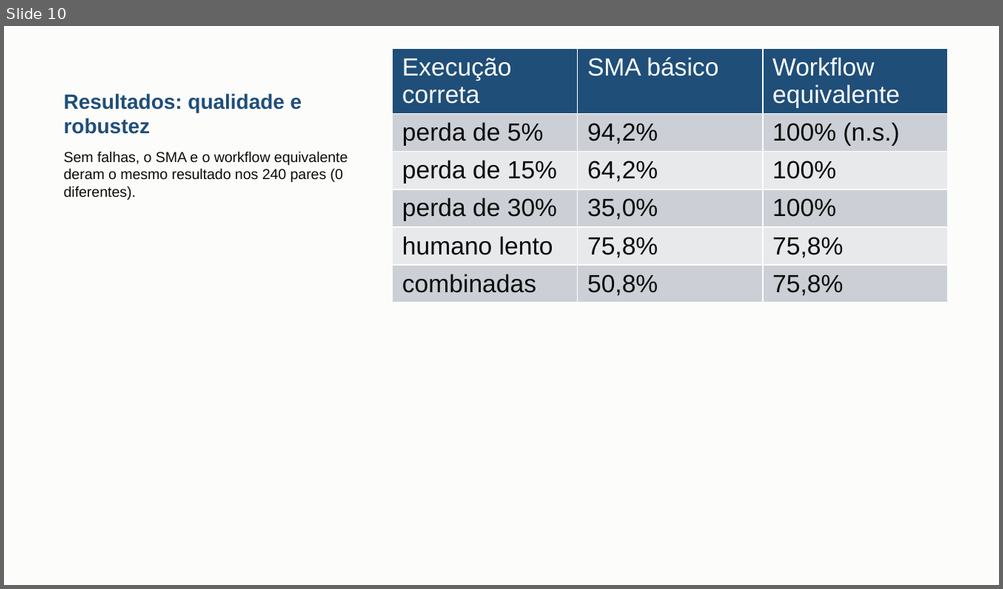
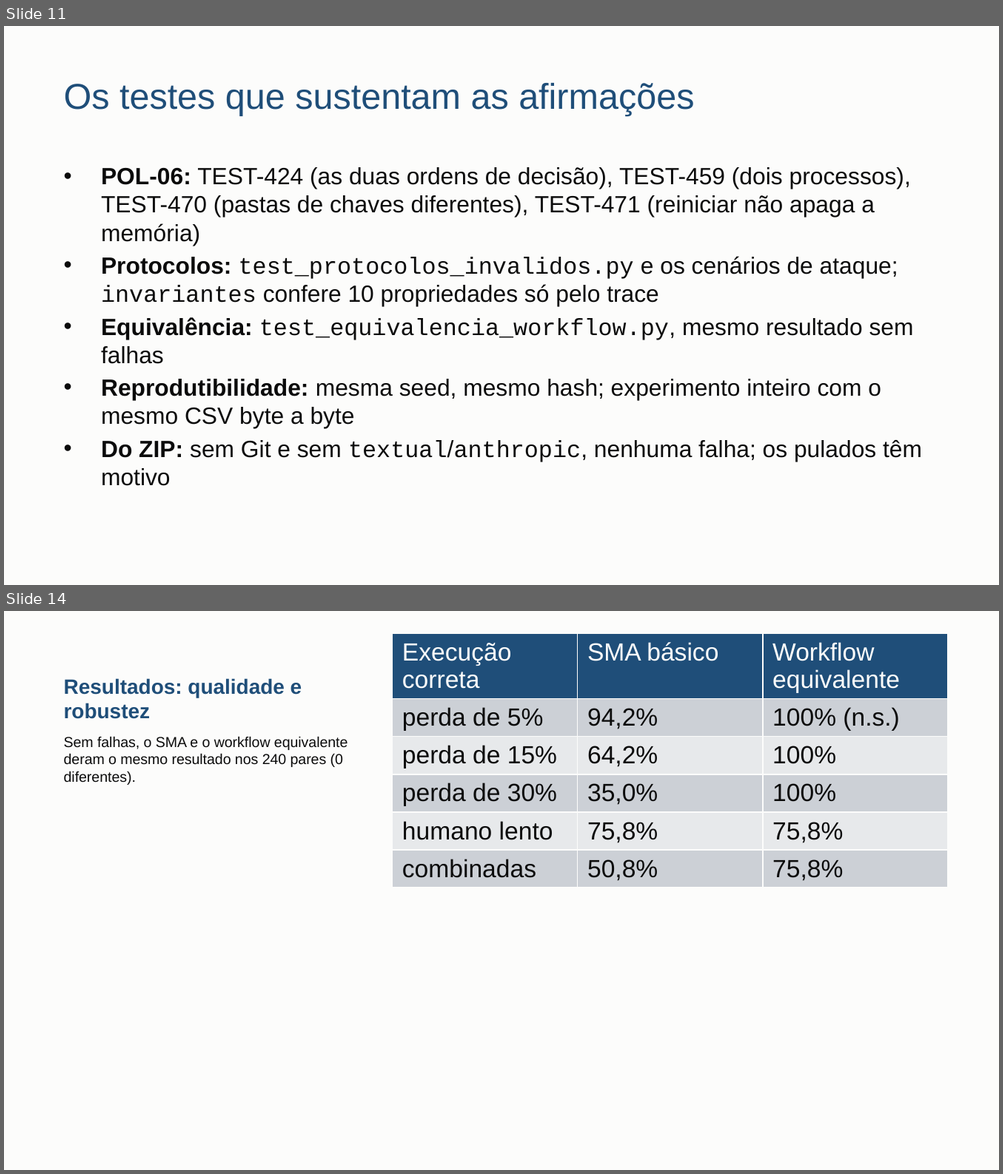
Before and after one commit to danrley-ribeiro/fin-dept-multiagents-project, a slide deck: entregas/dsm4/apresentacao/DSM4-apresentacao.pptx. Shown one above the other, each under a label of ours: slide 10 before the commit, slides 11 and 14 after it; the slides between them are not shown. The pictures are 1003x589 and 1003x1174 pixels, drawn with LibreOffice and Linux fonts; fonts in the diff are those of the drawing. Boxes give left, top, right and bottom in pixels: in the first picture for what was removed or moved away, otherwise in the second. Text is boxed around its words. In the diff, an @@ line names an element or a change of style, - is before the commit and + after.

```diff
--- a/entregas/dsm4/apresentacao/DSM4-apresentacao.pptx
+++ b/entregas/dsm4/apresentacao/DSM4-apresentacao.pptx
@@ slide 11 added at <box>4,26,999,585</box>, background #FCFCFB @@
@@ title added at <box>64,83,694,116</box>, 26 pt, text #1F4E79 @@
+Os testes que sustentam as afirmações
@@ text added at <box>101,167,922,486</box>, 17 pt, text #0B0B0B @@
+• POL-06: TEST-424 (as duas ordens de decisão), TEST-459 (dois processos), TEST-470 (pastas de chaves diferentes), TEST-471 (reiniciar não apaga a memória)
+• Protocolos: test_protocolos_invalidos.py e os cenários de ataque; invariantes confere 10 propriedades só pelo trace
+• Equivalência: test_equivalencia_workflow.py, mesmo resultado sem falhas
+• Reprodutibilidade: mesma seed, mesmo hash; experimento inteiro com o mesmo CSV byte a byte
+• Do ZIP: sem Git e sem textual/anthropic, nenhuma falha; os pulados têm motivo
@@ what was slide 10 is now slide 14 @@
```
Also in this commit, not shown: 11 slides changed, 3 other slides added, 1 slide removed, 2 other files.
